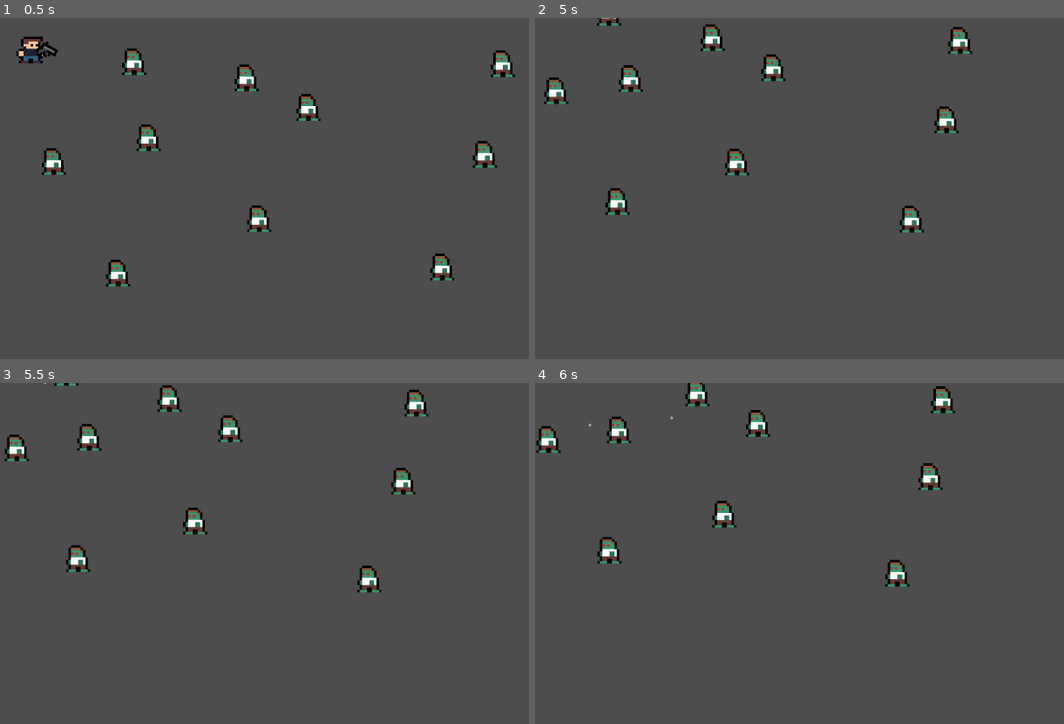
Above: before the commit, frames 1-4 (two rows, left to right).
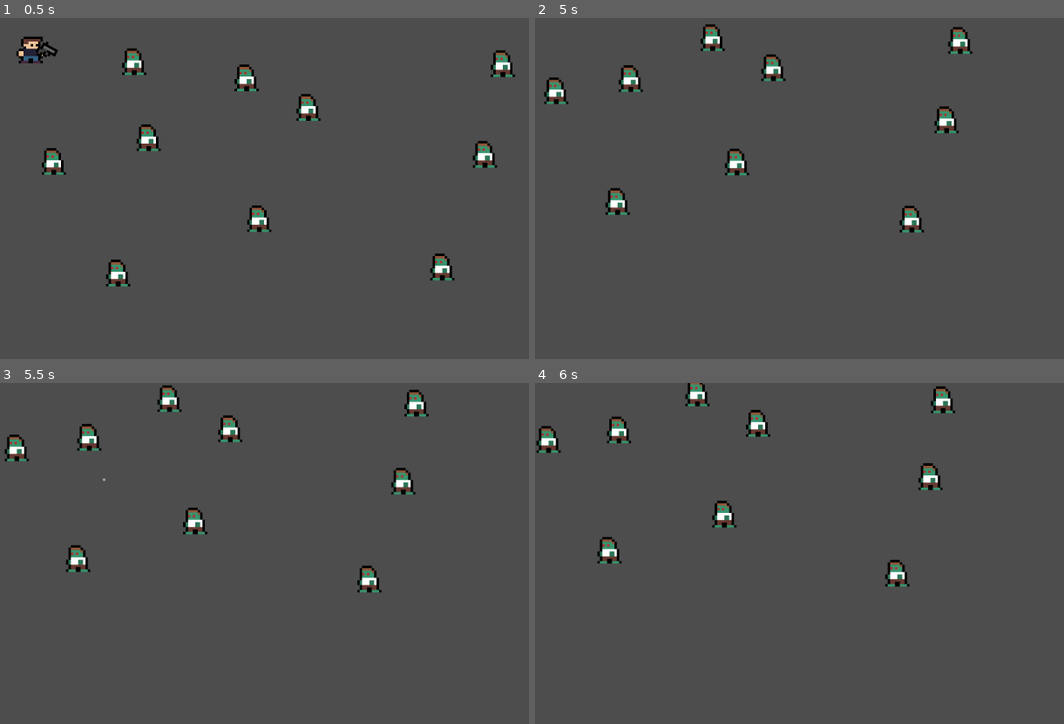
Above: after the commit, the same moments.

Repository: JoshuaW13/shoot-things
Game: Godot game, scene res://levels/field/field.tscn
Same seed, same stepped clock (60 frames per second), same inputs: the game is played once before the commit and once after it.
Inputs (mouse positions are in pixels of both pictures, inside the frame that each line leads up to):
- Up to frame 1 (0.5 s): no input
- Up to frame 2 (5 s): move the mouse to (847, 290) at 0.52 s; hold W (Up) 0.53-2.03 s; click (847, 290) at 0.6 s; move the mouse to (outside the picture) at 1.27 s; click (outside the picture) at 1.35 s; move the mouse to (672, 154) at 2.02 s; hold A (Left) 2.03-3.53 s; click (672, 154) at 2.1 s; move the mouse to (915, 212) at 2.77 s; click (915, 212) at 2.85 s; move the mouse to (778, 116) at 3.52 s; hold S (Down) 3.53-4.28 s; click (778, 116) at 3.6 s; move the mouse to (1037, 195) at 4.27 s; hold D (Right) from 4.28 s (still down); click (1037, 195) at 4.35 s
- Up to frame 3 (5.5 s): move the mouse to (206, 597) at 5.02 s; release D (Right) at 5.03 s; hold W (Up) from 5.03 s (still down); click (206, 597) at 5.1 s
- Up to frame 4 (6 s): move the mouse to (952, 492) at 5.77 s; release W (Up) at 5.78 s; hold D (Right) from 5.78 s (still down); click (952, 492) at 5.85 s

Frame 1 is identical in both runs. In frame 2, less than 0.1% of the frame differs, in the area x 11-17%, y 0-3%; in frame 3, less than 0.1%; in frame 4, less than 0.1%.

Commit message:
Created a flip on velocity component

Diff:
--- /dev/null
+++ b/common/components/flipOnVelocity/FlipOnVelocity.tscn
@@ -0,0 +1,6 @@
+[gd_scene load_steps=2 format=3 uid="uid://bpku656ioj6cj"]
+
+[ext_resource type="Script" uid="uid://cysjj03re20ay" path="res://common/components/flipOnVelocity/flip_on_velocity.gd" id="1_oc4p7"]
+
+[node name="FlipOnVelocity" type="Node2D"]
+script = ExtResource("1_oc4p7")
--- /dev/null
+++ b/common/components/flipOnVelocity/flip_on_velocity.gd
@@ -0,0 +1,23 @@
+extends Node2D
+class_name  FlipOnVelocity
+
+signal scale_changed
+
+@export var patient: Node2D
+@export var velocity_component: VelocityComponent
+
+enum Facing {LEFT, RIGHT}
+var facing: Facing = Facing.RIGHT
+
+func _process(_delta: float) -> void:
+	if patient and velocity_component:
+
+		if velocity_component.velocity.x<0 and facing == Facing.RIGHT:
+			facing = Facing.LEFT
+			patient.scale.x = -1
+			scale_changed.emit()
+
+		elif velocity_component.velocity.x >0 and facing == Facing.LEFT:
+			facing = Facing.RIGHT
+			patient.scale.x = 1
+			scale_changed.emit()
--- a/entities/items/guns/pistol/pistol.gd
+++ b/entities/items/guns/pistol/pistol.gd
@@ -3,8 +3,8 @@
 @onready var muzzle: Marker2D = $muzzle
 @onready var cooldown_timer: Timer = $Timer
 
-@export var muzzle_speed: float = 325
-@export var gun_range: float = 1000
+@export var muzzle_speed: float = 1100
+@export var gun_range: float = 750
 @export var gun_cooldown: float = 0.5
 
 var bullet_resource: Resource = preload("res://entities/bullets/bullet/Bullet.tscn")
--- a/entities/mobs/zombie/zombie.gd
+++ b/entities/mobs/zombie/zombie.gd
@@ -3,34 +3,24 @@
 @export var player: Player
 
 @onready var velocity_component: VelocityComponent = $VelocityComponent
-@onready var hurtbox_component: HurtboxComponent = $HurtboxComponent
+@onready var hurtbox_component: HurtboxComponent = %HurtboxComponent
 @onready var health_component: HealthComponent = $HealthComponent
+@onready var facing_controller: FlipOnVelocity = $FlipOnVelocity
+@onready var flip_pivot: Node2D = $Pivot
 
-var facing: String = "Right":
-	get:
-		return facing
-	set(value):
-		if value != facing:
-			facing = value
-
-func check_facing()->void:
-	if velocity.x >0 and facing != "Right":
-		facing = "Right"
-		scale.x = -1
-	elif velocity.x <0 and facing != "Left":
-		facing = "Left"
-		scale.x = -1
+const ZOMBIE_MAX_HEALTH = 3.0
 
 func _ready() -> void:
-	health_component.max_health = 3.0
+	health_component.max_health = ZOMBIE_MAX_HEALTH
 	health_component.current_health = health_component.max_health
 	hurtbox_component.health_component = health_component
+	facing_controller.patient = flip_pivot
+	facing_controller.velocity_component = velocity_component
 
 func _physics_process(_delta: float) -> void:
 	var direction_to_player: Vector2 = position.direction_to(player.global_position)
 	velocity_component.accelerate_in_direction(direction_to_player.normalized())
 	velocity_component.move(self)
-	check_facing()
 
 func _on_health_component_health_depleted() -> void:
 	self.queue_free()
--- a/entities/mobs/zombie/zombie.tscn
+++ b/entities/mobs/zombie/zombie.tscn
@@ -6,45 +6,54 @@
 [ext_resource type="PackedScene" uid="uid://bflsqaeb3vl84" path="res://common/components/hitbox/HitboxComponent.tscn" id="4_tpeed"]
 [ext_resource type="PackedScene" uid="uid://1kj2iq4p63nj" path="res://common/components/hurtbox/hurtboxComponent.tscn" id="5_acofq"]
 [ext_resource type="PackedScene" uid="uid://bf8r0vvk3mqm3" path="res://common/components/health/healthComponent.tscn" id="6_gm0e6"]
+[ext_resource type="PackedScene" uid="uid://bpku656ioj6cj" path="res://common/components/flipOnVelocity/FlipOnVelocity.tscn" id="7_gto4i"]
+
+[sub_resource type="CapsuleShape2D" id="CapsuleShape2D_gm0e6"]
+radius = 18.0
+height = 48.0
 
 [sub_resource type="CapsuleShape2D" id="CapsuleShape2D_y35hf"]
 radius = 16.0
 height = 40.0
-
-[sub_resource type="CapsuleShape2D" id="CapsuleShape2D_gm0e6"]
-radius = 18.0
-height = 48.0
 
 [node name="Zombie" type="CharacterBody2D"]
 collision_layer = 16
 collision_mask = 17
 script = ExtResource("1_gvcbw")
 
-[node name="Sprite2D" type="Sprite2D" parent="."]
+[node name="Pivot" type="Node2D" parent="."]
+unique_name_in_owner = true
+
+[node name="Sprite2D" type="Sprite2D" parent="Pivot"]
+unique_name_in_owner = true
 texture = ExtResource("1_ao7cg")
+
+[node name="HurtboxComponent" parent="Pivot" node_paths=PackedStringArray("health_component") instance=ExtResource("5_acofq")]
+unique_name_in_owner = true
+collision_layer = 4
+collision_mask = 32
+health_component = NodePath("../../HealthComponent")
+
+[node name="CollisionShape2D" type="CollisionShape2D" parent="Pivot/HurtboxComponent"]
+position = Vector2(2, 2)
+shape = SubResource("CapsuleShape2D_gm0e6")
+
+[node name="HitboxComponent" parent="Pivot" instance=ExtResource("4_tpeed")]
+unique_name_in_owner = true
+collision_layer = 8
+collision_mask = 0
+
+[node name="CollisionShape2D" type="CollisionShape2D" parent="Pivot/HitboxComponent"]
+position = Vector2(0, 2)
+shape = SubResource("CapsuleShape2D_y35hf")
+debug_color = Color(0.892887, 0.28426, 0.39749, 0.42)
 
 [node name="VelocityComponent" parent="." instance=ExtResource("3_uc8qh")]
 speed = 30.0
 
-[node name="HitboxComponent" parent="." instance=ExtResource("4_tpeed")]
-collision_layer = 8
-collision_mask = 0
-
-[node name="CollisionShape2D" type="CollisionShape2D" parent="HitboxComponent"]
-position = Vector2(0, 2)
-shape = SubResource("CapsuleShape2D_y35hf")
-debug_color = Color(0.892887, 0.28426, 0.39749, 0.42)
-
-[node name="HurtboxComponent" parent="." node_paths=PackedStringArray("health_component") instance=ExtResource("5_acofq")]
-collision_layer = 4
-collision_mask = 32
-health_component = NodePath("../HealthComponent")
-
-[node name="CollisionShape2D" type="CollisionShape2D" parent="HurtboxComponent"]
-position = Vector2(2, 2)
-shape = SubResource("CapsuleShape2D_gm0e6")
-
 [node name="HealthComponent" parent="." instance=ExtResource("6_gm0e6")]
 max_health = 3.0
 
+[node name="FlipOnVelocity" parent="." instance=ExtResource("7_gto4i")]
+
 [connection signal="health_depleted" from="HealthComponent" to="." method="_on_health_component_health_depleted"]
Not shown, added: common/components/flipOnVelocity/flip_on_velocity.gd.uid
Not shown: 1 places in entities/mobs/zombie/zombie.tscn that only renumber resources
